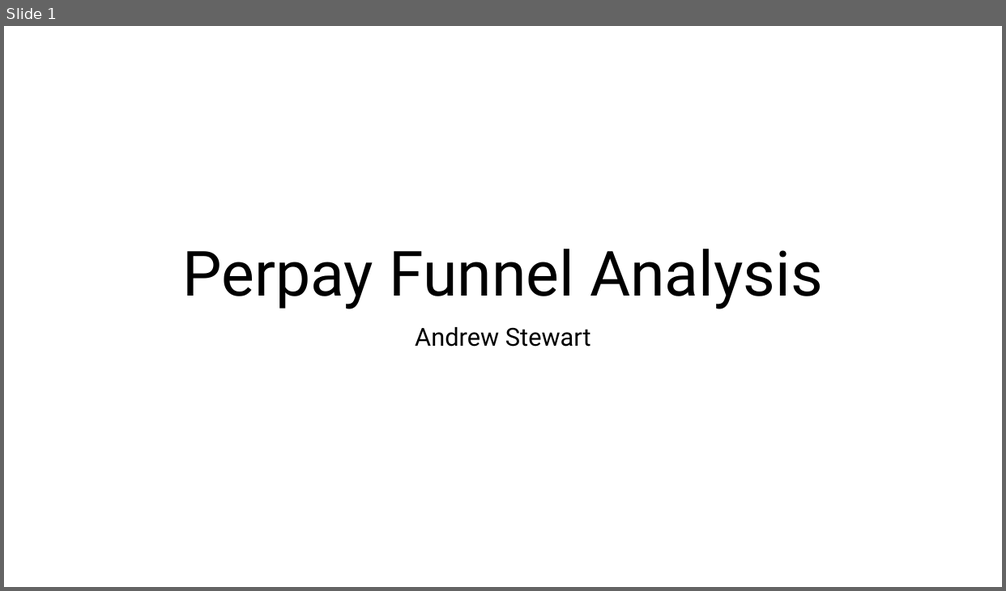
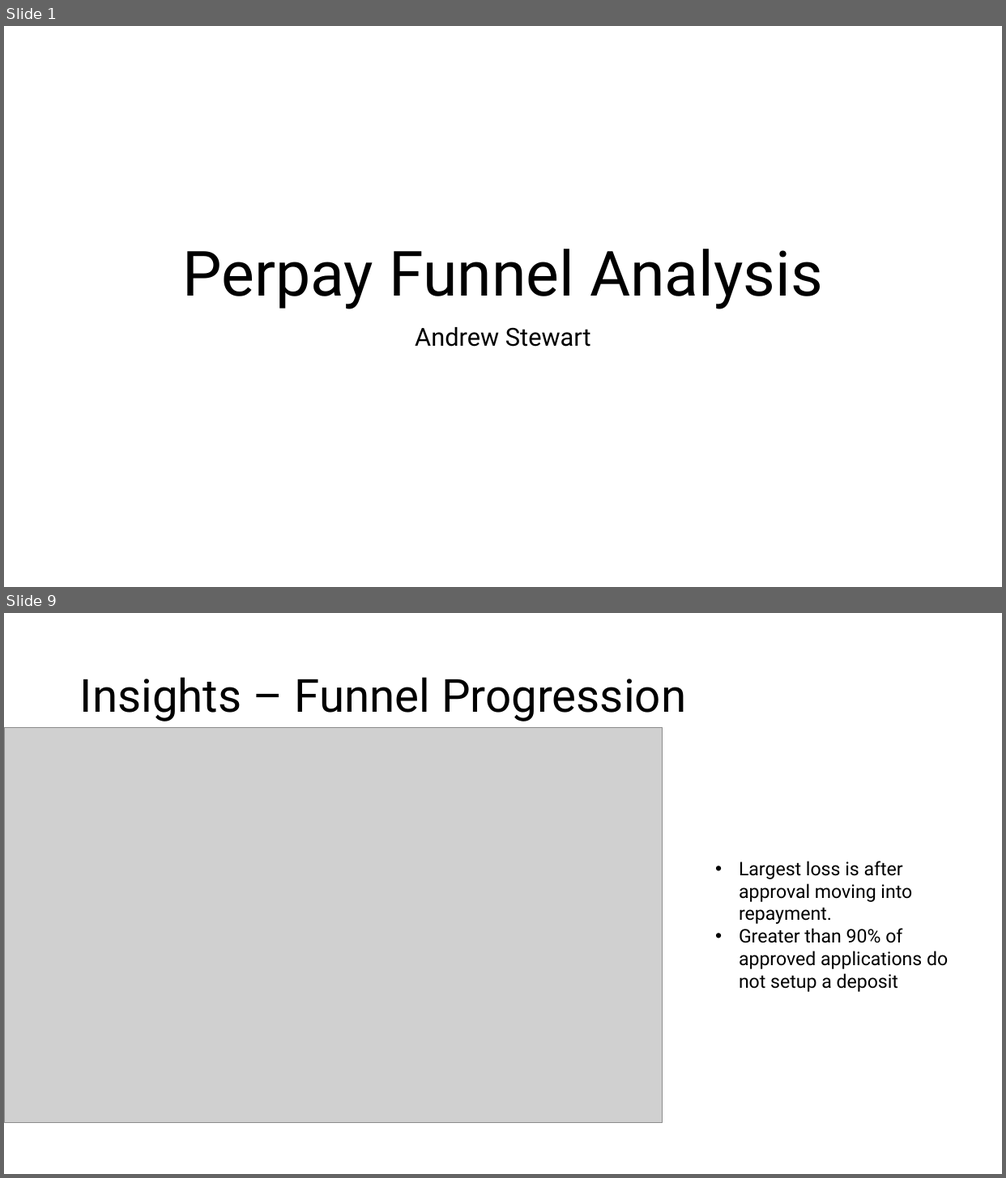
Before and after one commit to theroyalbob/perpay-final, a slide deck: Stewart-final-presentation.pptx. Shown one above the other, each under a label of ours: slide 1 before the commit, slides 1 and 9 after it; the slides between them are not shown. The pictures are 1006x591 and 1006x1178 pixels, drawn with LibreOffice and Linux fonts; fonts in the diff are those of the drawing; grey boxes stand for pictures. Boxes give left, top, right and bottom in pixels: in the first picture for what was removed or moved away, otherwise in the second. Text is boxed around its words. In the diff, an @@ line names an element or a change of style, - is before the commit and + after.

```diff
--- a/Stewart-final-presentation.pptx
+++ b/Stewart-final-presentation.pptx
@@ slide 9 added at (4,613,1002,1174), background #FFFFFF @@
@@ title added at (80,677,686,722), 44 pt, text #000000 @@
+Insights – Funnel Progression
@@ picture added at (4,727,663,1122) @@
@@ text added at (739,861,948,992), 18 pt, text #000000 @@
+• Largest loss is after approval moving into repayment.
+• Greater than 90% of approved applications do not setup a deposit
```
Also in this commit, not shown: 16 other slides added.
